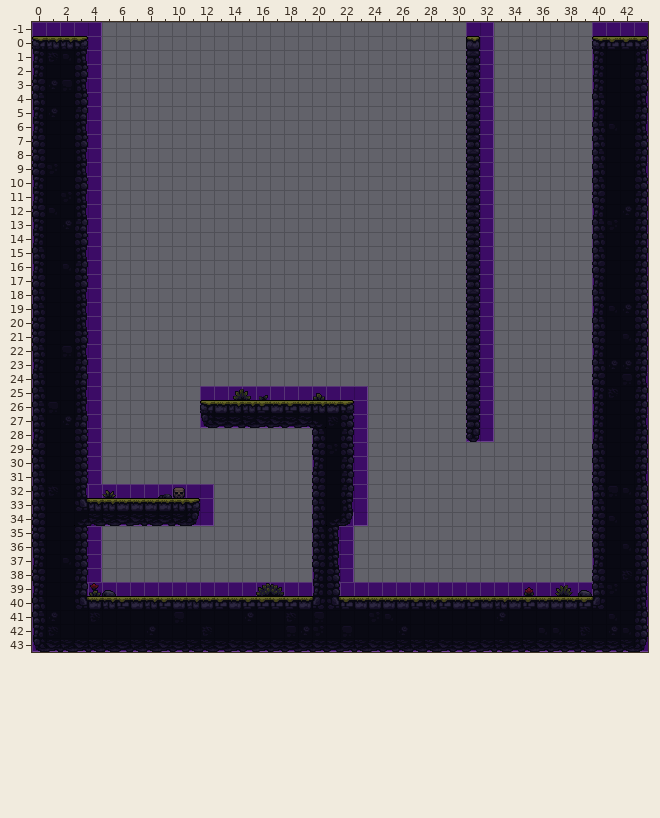
Two versions of a level (Tiled map, Assets/_Game/Tiled/Maps/b1/Level_5.tmx). Above is the file before it was changed.
Cells are 16x16 px. Shown: x 0..43, y -1..43.
The result:
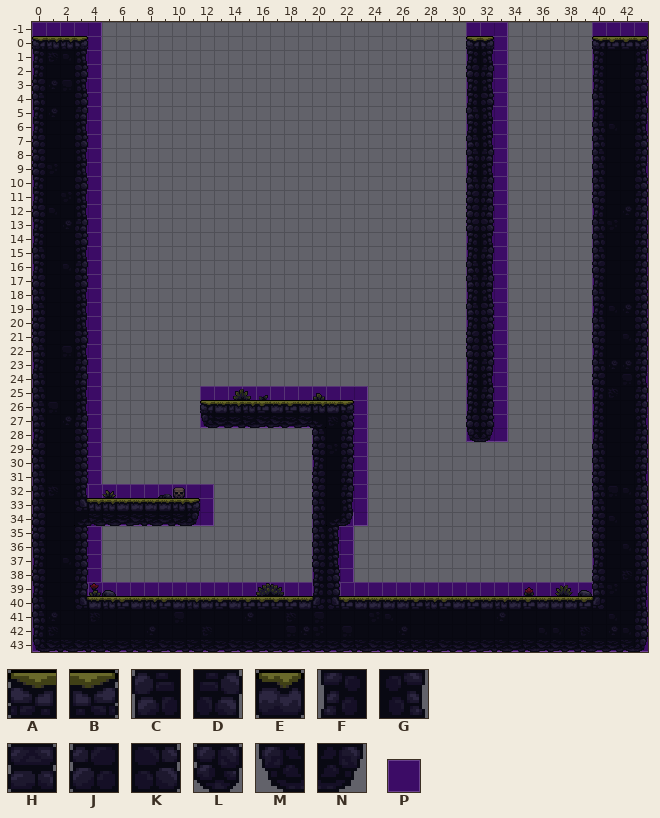
Key: from "b1": A 0, B 0 flipped left-right, C 9, D 9 flipped left-right, E 13, F 18, G 18 flipped left-right, H 22, J 27, K 27 flipped left-right, L 31, M 36, N 36 flipped left-right; from "prototype": P 0.
_ is an empty cell.
Change:
Layer "prototype":
y 0..28: x 32 _ -> P
Layer "terrain":
y 0: x 31..32 E_ -> AB
y 1: x 31..32 H_ -> FG
y 2: x 31..32 H_ -> JD
y 3: x 31..32 H_ -> FG
y 4: x 31..32 H_ -> FK
y 5: x 31..32 H_ -> CG
y 6: x 31..32 H_ -> FG
y 7: x 31..32 H_ -> CG
y 8: x 31..32 H_ -> CD
y 9: x 31..32 H_ -> FG
y 10: x 31..32 H_ -> CD
y 11..12: x 31..32 H_ -> JD
y 13: x 31..32 H_ -> JK
y 14: x 31..32 H_ -> FG
y 15: x 31..32 H_ -> FD
y 16: x 31..32 H_ -> CG
y 17: x 31..32 H_ -> CD
y 18: x 31..32 H_ -> FG
y 19: x 31..32 H_ -> CK
y 20: x 31..32 H_ -> FK
y 21: x 31..32 H_ -> JG
y 22: x 31..32 H_ -> JK
y 23: x 31..32 H_ -> FD
y 24: x 31..32 H_ -> FG
y 25..26: x 31..32 H_ -> FD
y 27: x 31..32 H_ -> JK
y 28: x 31..32 L_ -> MN
